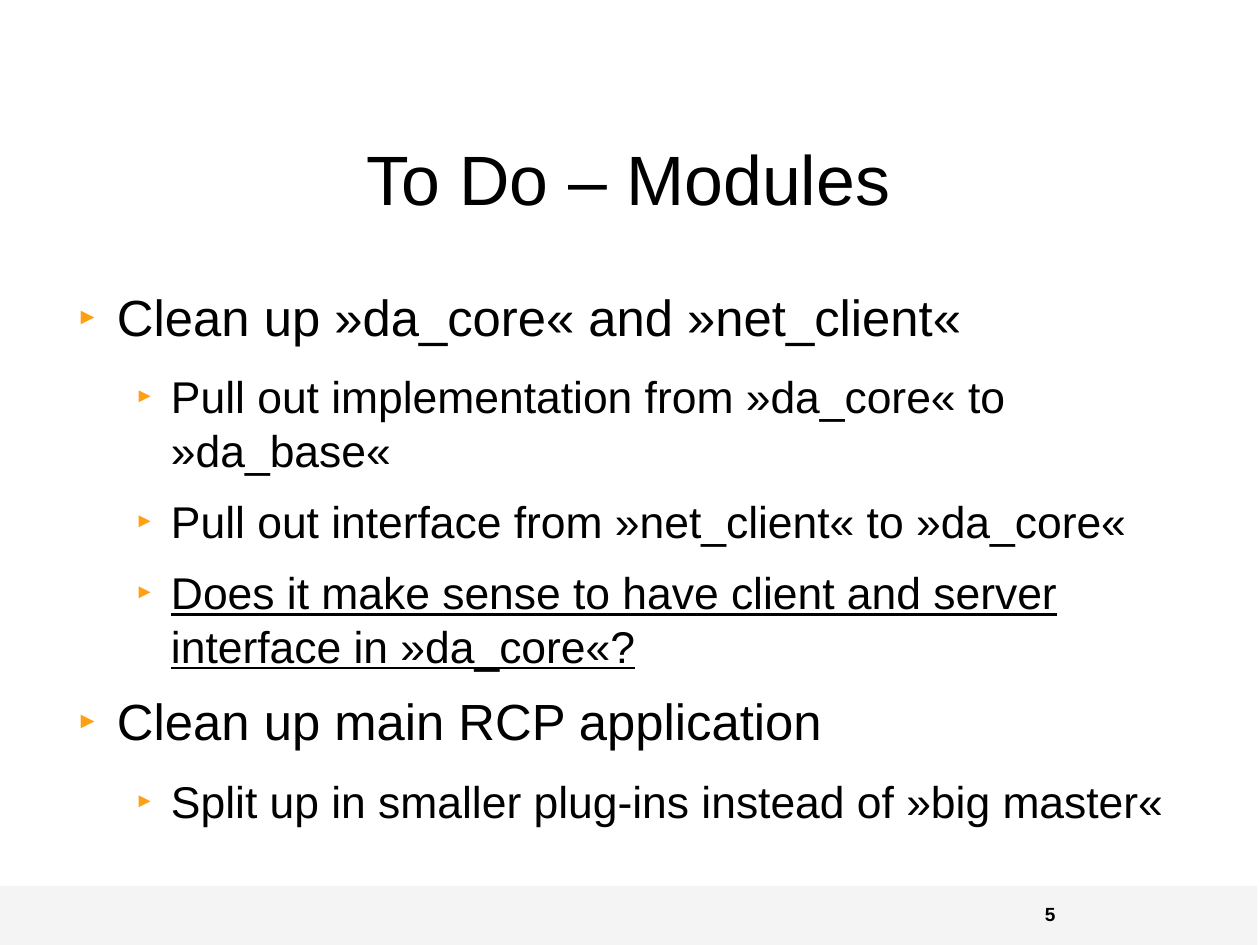
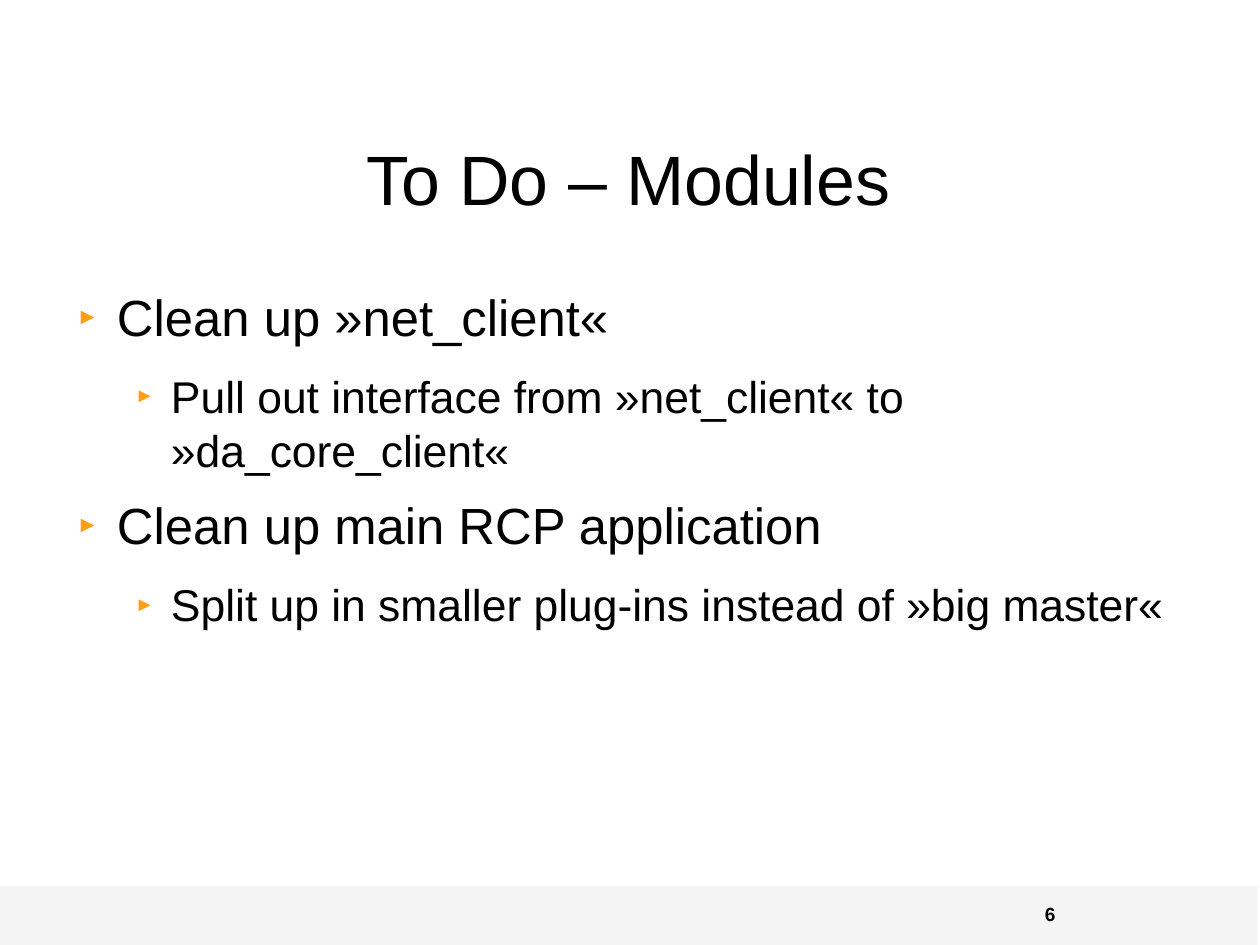
Before and after one commit to ctron/org.openscada.atlantis, a slide deck: slide 6 of documentation/project_overview.odp (slide 5 before the commit). Drawn at 1260x945 pixels with LibreOffice and Linux fonts; fonts in the diff are those of the drawing; background and template pictures are left out. Boxes give left, top, right and bottom in pixels: in the first picture for what was removed or moved away, otherwise in the second. Text is boxed around its words. In the diff, an @@ line names an element or a change of style, - is before the commit and + after.

Commit message:
updated a little bit

```diff
--- a/documentation/project_overview.odp
+++ b/documentation/project_overview.odp
@@ text at (x1=117, y1=299, x2=904, y2=476): text changed @@
-► Clean up »da_core« and »net_client«
-  ► Pull out implementation from »da_core« to »da_base«
-  ► Pull out interface from »net_client« to »da_core«
-  ► Does it make sense to have client and server interface in »da_core«?
+► Clean up »net_client«
+  ► Pull out interface from »net_client« to »da_core_client«
@@ page number at (x1=1045, y1=907, x2=1056, y2=921): text changed @@
-5
+6
```
Also in this commit, not shown: 4 other slides changed, 1 slide added, 1 slide removed.
